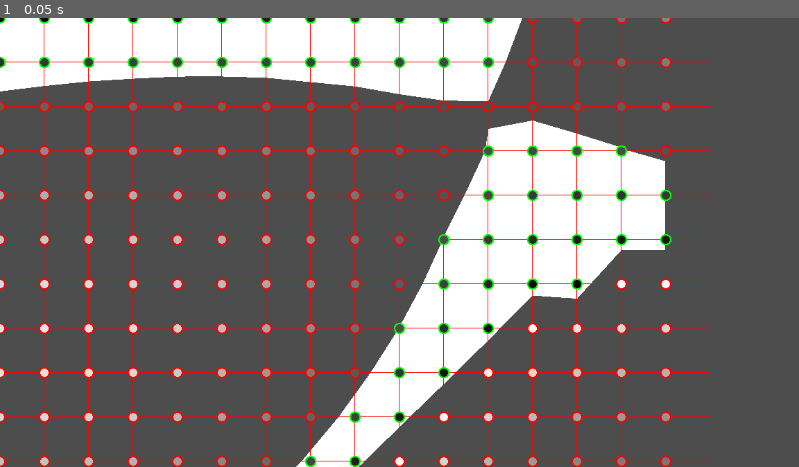
Above: before the commit, frame 1.
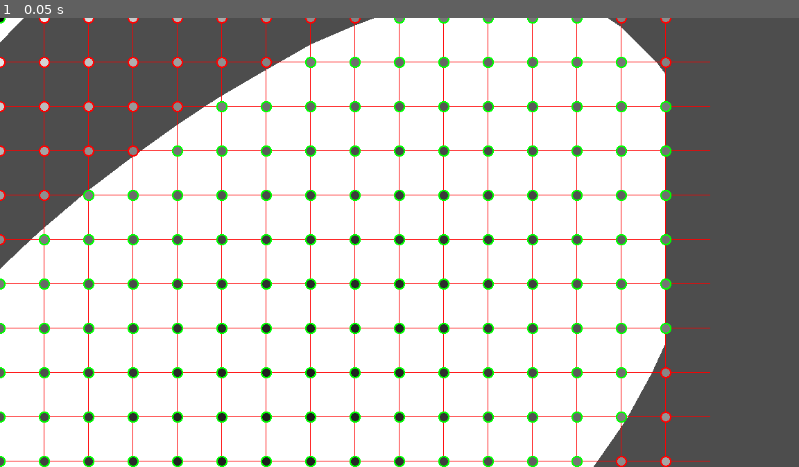
Above: after the commit, the same moment.

Repository: danmarkowal/no-time-to-explain
Game: Godot game, scene res://scenes/main.tscn
Two runs of this game, one before a commit and one after it. Both use one fixed random seed, a clock stepped at 60 frames per second and the inputs below.
Inputs:
- Up to frame 1 (0.05 s): no input

The runs differ from the first frame. In frame 1, 59% of the frame differs, in the area x 0-85%, y 0-100%.

Commit message:
Add linear interpolation to marching cubes

Diff:
--- a/scenes/main.tscn
+++ b/scenes/main.tscn
@@ -5,8 +5,7 @@
 
 [sub_resource type="FastNoiseLite" id="FastNoiseLite_o5qli"]
 noise_type = 0
-seed = 10
-frequency = 0.03
+frequency = 0.02
 fractal_type = 0
 fractal_weighted_strength = 1.0
 
@@ -17,7 +16,7 @@
 [node name="TerrainGenerator" type="Node" parent="."]
 script = ExtResource("1_o5qli")
 noise = SubResource("FastNoiseLite_o5qli")
-isovalue = 0.3
+isovalue = 0.5
 metadata/_custom_type_script = "uid://hcimcrlphnpe"
 
 [node name="World" type="Node" parent="." node_paths=PackedStringArray("player", "terrain_generator")]
--- a/scripts/chunk_instance.gd
+++ b/scripts/chunk_instance.gd
@@ -9,6 +9,13 @@
 	Vector2(1.0, 0.0), # 1 top-right
 	Vector2(1.0, 1.0), # 2 bottom-right
 	Vector2(0.0, 1.0)  # 3 bottom-left
+]
+
+const EDGE_CORNERS := [
+	[0, 1], # top
+	[1, 2], # right
+	[2, 3], # bottom
+	[3, 0]  # left
 ]
 
 const MS_POLYGONS := [
@@ -57,8 +64,8 @@
 	var verts: Array[Vector2]
 	var indices: Array[int]
 
-func build(isovalue: float):
-	self.isovalue = isovalue
+func build(_isovalue: float):
+	self.isovalue = _isovalue
 
 	var verts: Array[Vector2] = []
 	var indices: Array[int] = []
@@ -66,9 +73,9 @@
 
 	for y in range(Globals.CHUNK_SIZE - 1):
 		for x in range(Globals.CHUNK_SIZE - 1):
-			var cell = build_cell(Vector2i(x, y), isovalue)
+			var cell = build_cell(Vector2i(x, y), _isovalue)
 			verts.append_array(cell.verts)
-			indices.append_array(cell.indices.map(func(x): return x + base_index))
+			indices.append_array(cell.indices.map(func(i): return i + base_index))
 			base_index += cell.verts.size()
 
 	var arrays = []
@@ -83,10 +90,28 @@
 func is_close(a: float, b: float) -> bool:
 	return abs(a - b) <= 0.01
 
-func is_inside(x: float, isovalue: float) -> bool:
-	return x <= isovalue
+func is_inside(x: float, _isovalue: float) -> bool:
+	return x <= _isovalue
 
-func build_cell(cell_pos: Vector2i, isovalue: float) -> Cell:
+func polygon_signed_area(verts: Array) -> float:
+	# standard shoelace * 0.5
+	var sum := 0.0
+	for i in range(verts.size()):
+		var a = verts[i]
+		var b = verts[(i + 1) % verts.size()]
+		sum += (a.x * b.y) - (b.x * a.y)
+	return sum * 0.5
+
+func is_polygon_ccw(verts: Array) -> bool:
+	return polygon_signed_area(verts) < 0.0
+
+func safe_interp_t(a_val: float, b_val: float, _isovalue: float) -> float:
+	var denom = b_val - a_val
+	if abs(denom) < 1e-9:
+		return 0.5
+	return clamp((_isovalue - a_val) / denom, 0.0, 1.0)
+
+func build_cell(cell_pos: Vector2i, _isovalue: float) -> Cell:
 	var verts: Array[Vector2] = []
 	var indices: Array[int] = []
 
@@ -94,12 +119,12 @@
 		self.chunk_data.get_vertex_value(cell_pos + Vector2i(1, 0)),
 		self.chunk_data.get_vertex_value(cell_pos + Vector2i(1, 1)),
 		self.chunk_data.get_vertex_value(cell_pos + Vector2i(0, 1))]
-	var center = (v[0] + v[1] + v[2] + v[3]) / 4.0
+	#var center = (v[0] + v[1] + v[2] + v[3]) / 4.0
 
-	var casevalue = int(is_inside(v[0], isovalue)) \
-		| int(is_inside(v[1], isovalue)) << 1 \
-		| int(is_inside(v[2], isovalue)) << 2 \
-		| int(is_inside(v[3], isovalue)) << 3
+	var casevalue = int(is_inside(v[0], _isovalue)) \
+		| int(is_inside(v[1], _isovalue)) << 1 \
+		| int(is_inside(v[2], _isovalue)) << 2 \
+		| int(is_inside(v[3], _isovalue)) << 3
 	var vertex_ptrs = MS_POLYGONS[casevalue]
 	for ptr in vertex_ptrs:
 		var offset: Vector2
@@ -114,8 +139,8 @@
 			# 3 - left
 			var edge_index = ptr - 4
 			var edge_values = [v[edge_index], v[(edge_index + 1) % v.size()]]
-			var t = (isovalue - edge_values[0]) / (edge_values[1] - edge_values[0])
-			var edge_verts = [CORNERS[edge_index], CORNERS[(edge_index + 1) % CORNERS.size()]]
+			var t = safe_interp_t(edge_values[0], edge_values[1], _isovalue)
+			var edge_verts = EDGE_CORNERS[edge_index].map(func(i): return CORNERS[i])
 			offset = lerp(edge_verts[0], edge_verts[1], t)
 		verts.append((Vector2(cell_pos) + offset) * Globals.TILE_SIZE * Globals.PPM)
 
--- a/scripts/terrain_generator.gd
+++ b/scripts/terrain_generator.gd
@@ -3,13 +3,13 @@
 
 @onready var chunk_prefab = preload("res://scenes/chunk_instance.tscn")
 
-@export var seed: int
 @export var noise: FastNoiseLite
 @export var isovalue: float
 var chunks: Dictionary = {} # Vector2i -> ChunkData
 var loaded_chunks: Dictionary = {} # Vector2i -> ChunkInstance
 
 func _ready() -> void:
+	noise.seed = randi()
 	load_chunk(Vector2i(0, 0))
 
 # loads a chunk at a given chunk position
@@ -20,6 +20,7 @@
 	if chunk_data == null:
 		chunk_data = self.generate_chunk(chunk_pos)
 	var chunk_instance = chunk_prefab.instantiate()
+	chunk_instance.position = chunk_pos * Globals.CHUNK_SIZE * Globals.TILE_SIZE * Globals.PPM
 	chunk_instance.chunk_data = chunk_data
 	chunk_instance.build(self.isovalue)
 	self.loaded_chunks.set(chunk_pos, chunk_instance)
